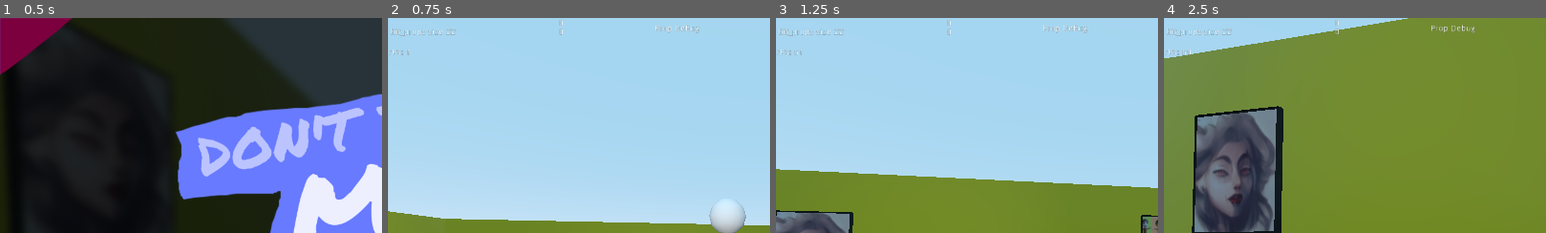
Above: before the commit, frames 1-4 (left to right).
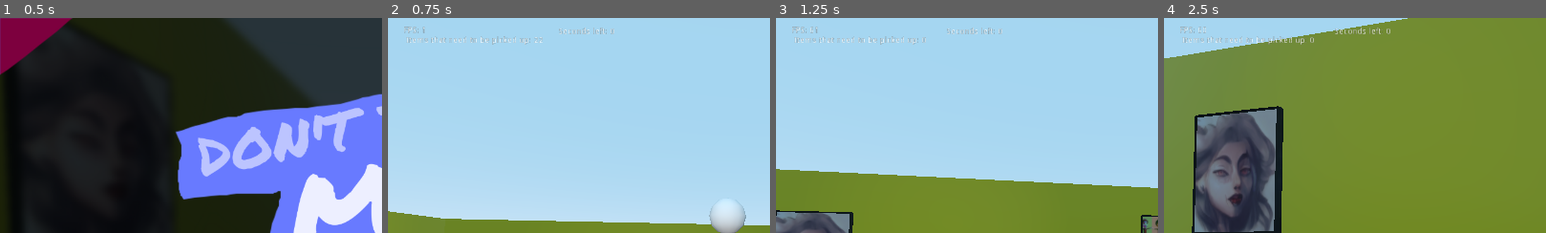
Above: after the commit, the same moments.

Repository: phoesarah/GGJ2020
Game: Godot game, scene res://tscn/Scenes/TitleScreen.tscn
Two runs of this game, one before a commit and one after it. Both use one fixed random seed, a clock stepped at 60 frames per second and the inputs below.
Inputs (mouse positions are % of the whole screen's width and height, from its top left):
- Up to frame 1 (0.5 s): no input
- Up to frame 2 (0.75 s): tap Enter at 0.5 s; move the mouse to (72, 45) at 0.52 s; hold D (move_right) from 0.53 s (still down); click (72, 45) at 0.6 s
- Up to frame 3 (1.25 s): keep holding D (move_right)
- Up to frame 4 (2.5 s): move the mouse to (45, 50) at 1.27 s; release D (move_right) at 1.28 s; hold W (move_forward) from 1.28 s (still down); click (45, 50) at 1.35 s; move the mouse to (52, 48) at 2.02 s; click (52, 48) at 2.1 s
The pictures show only the part of the screen within x 0-50%, y 0-50%; the shares and areas given below are measured in that part.

Frame 1 is identical in both runs. In frame 2, 0.9% of the frame differs, in the area x 0-82%, y 0-18%; in frame 3, 0.9%; in frame 4, 1.0%.

Commit message:
Clean up

Diff:
--- a/Godot/Scripts/Player.gd
+++ b/Godot/Scripts/Player.gd
@@ -23,6 +23,8 @@
 var timer
 var warning
 var scene_win = load("res://tscn/Scenes/MenuWin.tscn")
+var nd_shot: bool = 0
+var aim
 
 signal throw
 var debugtext
@@ -35,6 +37,7 @@
 	ray = get_node("CameraHelper/Camera/RayCast")
 	timer = get_node("Timer")
 	warning = get_node("Warning")
+	aim = get_node("Aim")
 	ball = preload("res://tscn/Props/Ball.tscn")
 	self.connect("throw", get_parent().get_node("Boy"), "throw")
 	if invert_mouse_y:
@@ -140,8 +143,9 @@
 	#debugtext += String(vel)
 	#debugtext += "\n" + String(camera_helper.get_global_transform().basis.z) + "\n"
 	#debugtext += "\n" + String(Vector3(camera_helper.get_transform().basis.x.x,camera_helper.get_transform().basis.y.y,camera_helper.get_transform().basis.z.z)) + "\n"
-	debugtext += "\n hit_props size " + String(hit_props.size()) + "\n"
-	get_node("Debug").text= debugtext + "\n" + "FPS: " + str(Engine.get_frames_per_second())
+	debugtext += "FPS: " + str(Engine.get_frames_per_second())
+	debugtext += "\n Items that need to be picked up: " + String(hit_props.size()) + "\n"
+	get_node("Debug").text= debugtext
 
 func prop_disturbed(prop):
 	print("Prop disturbed")
@@ -157,3 +161,12 @@
 	get_node("CameraHelper/Glove").visible=0
 	warning.visible=1
 	timer.start(hit_props.size()*time_per_prop)
+	get_node("OneShot").start(3)
+
+func clear_hit_props():
+	if !nd_shot:
+		hit_props.clear()
+		nd_shot=1
+	else:
+		warning.visible=0
+		aim.visible=1
--- a/Godot/Scripts/Prop.gd
+++ b/Godot/Scripts/Prop.gd
@@ -4,32 +4,17 @@
 var start_transform = Transform()
 
 
-# Called when the node enters the scene tree for the first time.
 func _ready():
 	start_transform=self.get_global_transform()
-	#call_deferred("self.connect()", "sleeping_state_changed", get_node("../Player"), "prop_disturbed")
-	#self.connect("sleeping_state_changed", get_node("../Payer"), "prop_disturbed")
-	#self.connect("sleeping_state_changed", get_parent(), "prop_disturbed", [self])
 	self.connect("body_entered", self, "body_entered")
-	pass # Replace with function body.
+
 
 func reset_transform():
 	self.global_transform=start_transform
-	#lock_axes(true)
 	self.MODE_STATIC
-# Called every frame. 'delta' is the elapsed time since the previous frame.
-#func _process(delta):
-#	pass
+
 
 func body_entered(body):
-	set_deferred("self.contact_monitor", false)
-	self.contacts_reported=0
+#	set_deferred("self.contact_monitor", false)
+#	self.contacts_reported=0
 	get_parent().prop_disturbed(self)
-
-func lock_axes(flag:bool):
-	axis_lock_linear_x=flag
-	axis_lock_linear_y=flag
-	axis_lock_linear_z=flag
-	axis_lock_angular_x=flag
-	axis_lock_angular_y=flag
-	axis_lock_angular_z=flag
--- /dev/null
+++ b/Godot/Scripts/PropBak.gd
@@ -0,0 +1,35 @@
+extends RigidBody
+class_name PropPBak
+
+var start_transform = Transform()
+
+
+# Called when the node enters the scene tree for the first time.
+func _ready():
+	start_transform=self.get_global_transform()
+	#call_deferred("self.connect()", "sleeping_state_changed", get_node("../Player"), "prop_disturbed")
+	#self.connect("sleeping_state_changed", get_node("../Payer"), "prop_disturbed")
+	#self.connect("sleeping_state_changed", get_parent(), "prop_disturbed", [self])
+	self.connect("body_entered", self, "body_entered")
+	pass # Replace with function body.
+
+func reset_transform():
+	self.global_transform=start_transform
+	#lock_axes(true)
+	self.MODE_STATIC
+# Called every frame. 'delta' is the elapsed time since the previous frame.
+#func _process(delta):
+#	pass
+
+func body_entered(body):
+	set_deferred("self.contact_monitor", false)
+	self.contacts_reported=0
+	get_parent().prop_disturbed(self)
+
+func lock_axes(flag:bool):
+	axis_lock_linear_x=flag
+	axis_lock_linear_y=flag
+	axis_lock_linear_z=flag
+	axis_lock_angular_x=flag
+	axis_lock_angular_y=flag
+	axis_lock_angular_z=flag
--- a/Godot/Scripts/Timer.gd
+++ b/Godot/Scripts/Timer.gd
@@ -8,7 +8,7 @@
 
 
 func _process(delta):
-	text.text = String(int(self.time_left)) + "\n" + String(self.time_left)
+	text.text = "Seconds left: " + String(int(self.time_left))# + "\n" + String(self.time_left)
 
 
 func lose():
--- a/Godot/project.godot
+++ b/Godot/project.godot
@@ -13,9 +13,15 @@
 "class": "PropP",
 "language": "GDScript",
 "path": "res://Scripts/Prop.gd"
+}, {
+"base": "RigidBody",
+"class": "PropPBak",
+"language": "GDScript",
+"path": "res://Scripts/PropBak.gd"
 } ]
 _global_script_class_icons={
-"PropP": ""
+"PropP": "",
+"PropPBak": ""
 }
 
 [application]
--- a/Godot/tscn/Characters/Player.tscn
+++ b/Godot/tscn/Characters/Player.tscn
@@ -46,6 +46,10 @@
 transform = Transform( 0.598891, -0.613782, -0.514393, 0.599738, 0.769412, -0.219819, 0.530701, -0.176853, 0.828903, 0.604704, 0.0876207, -0.121889 )
 
 [node name="Debug" type="Label" parent="."]
+anchor_left = 0.02
+anchor_top = 0.02
+anchor_right = 0.02
+anchor_bottom = 0.02
 margin_right = 40.0
 margin_bottom = 14.0
 text = "Debug"
@@ -60,6 +64,8 @@
 script = ExtResource( 2 )
 
 [node name="TextTimer" type="RichTextLabel" parent="Timer"]
+anchor_top = 0.02
+anchor_bottom = 0.02
 margin_left = 286.0
 margin_top = 2.0
 margin_right = 478.0
@@ -84,3 +90,24 @@
 __meta__ = {
 "_edit_use_anchors_": false
 }
+
+[node name="OneShot" type="Timer" parent="."]
+wait_time = 0.5
+one_shot = true
+autostart = true
+
+[node name="Aim" type="Label" parent="."]
+visible = false
+anchor_left = 0.5
+anchor_top = 0.5
+anchor_right = 0.5
+anchor_bottom = 0.5
+margin_left = -2.00269
+margin_top = -9.51306
+margin_right = 37.9973
+margin_bottom = 4.48694
+text = "."
+__meta__ = {
+"_edit_use_anchors_": false
+}
+[connection signal="timeout" from="OneShot" to="." method="clear_hit_props"]
--- a/Godot/tscn/Props/PropMaster.tscn
+++ b/Godot/tscn/Props/PropMaster.tscn
@@ -6,6 +6,7 @@
 script = ExtResource( 3 )
 
 [node name="Label" type="Label" parent="."]
+visible = false
 margin_left = 447.0
 margin_top = 11.0
 margin_right = 487.0
